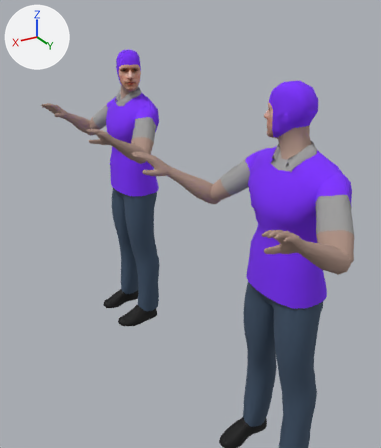
An edit to the glTF model people/CVE_crew.glb, drawn before and after from the same camera.
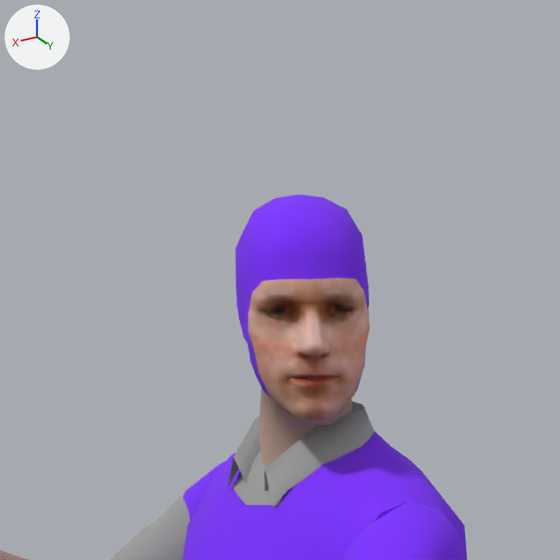
Each version is shown from a 50 mm camera at (-35.91, -107.05, 44.3) aimed at (-40.86, -115.29, 40.18), then close up on the part from 19% to 46% of the width and 3% to 26% of the height. Arrows for +X, +Y and +Z are at upper left; the lights stay in place. Where no turn or scale is listed for an object, it has been applied to the vertices.

Script lines for the objects in view, before the commit:
```python
me_msh_body_006 = bpy.data.meshes.new('msh_body.006')
me_msh_body_006.from_pydata(...)  # 1211 vertices, 2340 faces; spans x -0.67..0.67, y -0.32..0.63, z 0.22..5.07
# faces by material slot: [1712, 584, 44]
me_msh_body_006.materials.append(mat_col_pants)  # dark blue #3f5268
me_msh_body_006.materials.append(mat_col_vest_purple)  # purple #7e2fff
me_msh_body_006.materials.append(mat_col_shirt)  # grey #a0a0a0
me_msh_collar_002 = bpy.data.meshes.new('msh_collar.002')
me_msh_collar_002.from_pydata(...)  # 63 vertices, 80 faces; spans x -0.217..0.256, y -0.284..0.288, z -0.197..0.112
me_msh_collar_002.materials.append(mat_col_shirt)  # grey #a0a0a0
me_msh_head_006 = bpy.data.meshes.new('msh_head.006')
me_msh_head_006.from_pydata(...)  # 595 vertices, 1138 faces; spans x -0.239..0.239, y -0.484..0.219, z -0.21..0.857
# faces by material slot: [188, 2, 714, 234]
me_msh_head_006.materials.append(mat_col_flesh)  # beige #b29588
me_msh_head_006.materials.append(mat_col_blue)  # blue #0000ff
me_msh_head_006.materials.append(mat_mat_face)  # picture img_face32
me_msh_head_006.materials.append(mat_col_vest_purple)  # purple #7e2fff
ob_collar_002 = bpy.data.objects.new('collar.002', me_msh_collar_002)
ob_collar_002.location = (-40.458, -117.0, 42.507)
ob_crew_purple_001 = bpy.data.objects.new('crew_purple.001', me_msh_body_006)
ob_crew_purple_001.location = (-40.302, -117.0, 37.496)
ob_crew_purple_001.rotation_euler = (0.0, 0.0, 1.571)  # degrees (0, 0, 90)
ob_head_001 = bpy.data.objects.new('head.001', me_msh_head_006)
ob_head_001.parent = ob_crew_purple_001
ob_head_001.location = (0.0, 0.148, 5.015)
ob_head_001.rotation_euler = (0.0, 0.0, 1.222)  # degrees (0, 0, 70)
# also in view: 'armL.001' at (-40.32, -116.07, 41.93); 'armR.001' at (-40.32, -117.93, 41.93)
```
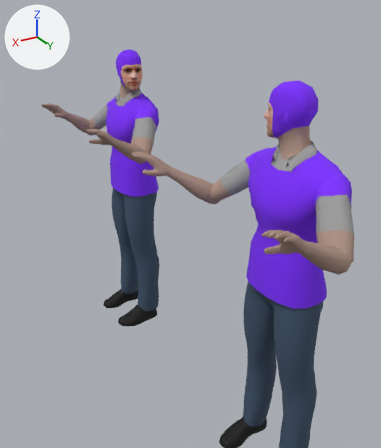
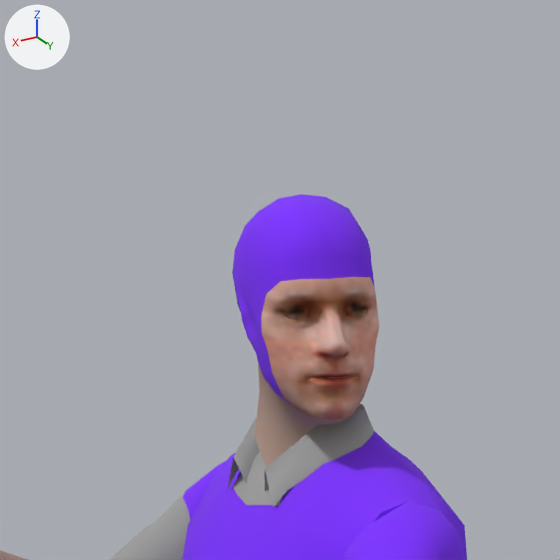
Pixel boxes (x1, y1, x2, y2) of what changed, in the close-ups (560 x 560 px):
'head.001', turned: before (235, 194, 370, 467); after (232, 194, 379, 467)

Diff of the bpy script that builds the scene:
```diff
--- a/people/CVE_crew.glb.py
+++ b/people/CVE_crew.glb.py
@@ ob_head_001 @@
 ob_head_001.location = (0.0, 0.148, 5.015)
-ob_head_001.rotation_euler = (0.0, 0.0, 1.222)  # degrees (0, 0, 70)
+ob_head_001.rotation_euler = (0.0, 0.0, 1.396)  # degrees (0, 0, 80)
```
